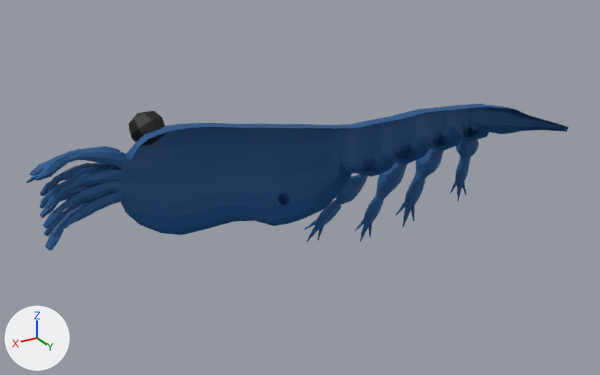
The FBX model Assets/Animations/plankton_V5_zAnimacjo.fbx as it was, and as the next commit left it.
The view is the same before and after, from a 50 mm lens placed at (4.66, 7.92, 3.74), pointed at (-0.27, -0.29, -0.36). Every picture has the same lights, and +X, +Y and +Z are marked at lower left. Where no turn or scale is listed for an object, it has been applied to the vertices.
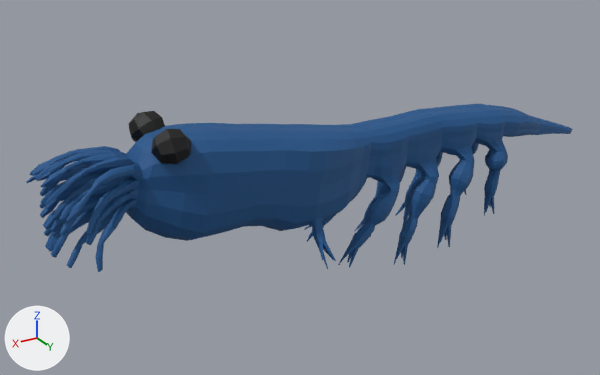
The change in detail:
me_cube_002 is used by ob_cube_000; location (0.0, 0.0, 0.0).
me_cube_002 had 2257 vertices, 2198 faces and spanned x -4.69..3.0, y -0.8..0.04, z -1.43..0.94.
me_cube_002 now has 4424 vertices, 4396 faces and spans x -4.69..3.0, y -0.8..0.8, z -1.43..0.94.
me_cube_002 part 1: the loose piece of 29 vertices spanning x 1.44..1.86, y -0.53..-0.14, z 0.54..0.94 is copied, and the copy is mirrored in y about the mesh origin; it spans x 1.44..1.86, y 0.14..0.53, z 0.54..0.94.
me_cube_002 part 2: 2138 vertices added at x -4.69..3.0, y -0.04..0.8, z -1.43..0.8.

Where the change shows, as pixel boxes (x1, y1, x2, y2) in the pictures (600 x 375 px):
'Cube.000', reshaped (15% taller)
    before: (26, 104, 568, 250)
    after: (26, 104, 572, 272)
part 1 of me_cube_002, added (black)
    after: (151, 129, 192, 165)
part 2 of me_cube_002, added (blue)
    after: (36, 107, 572, 272)
